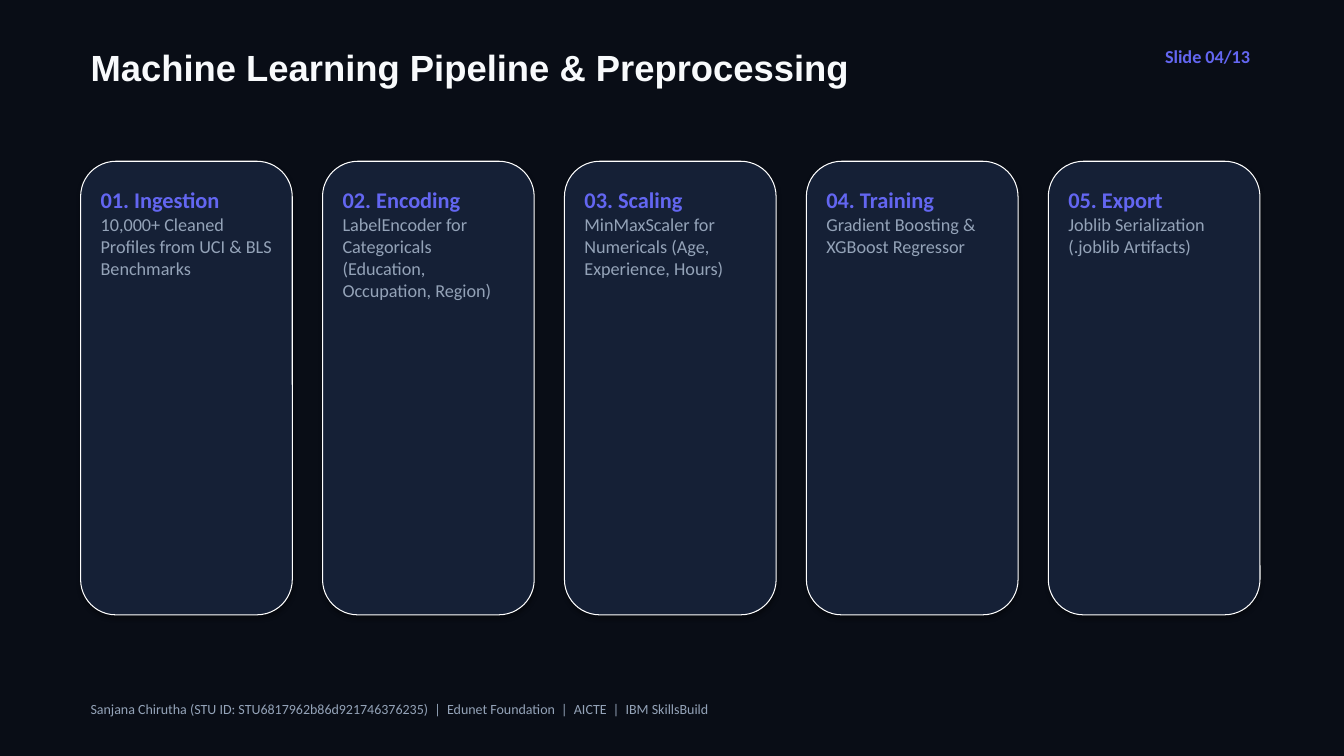
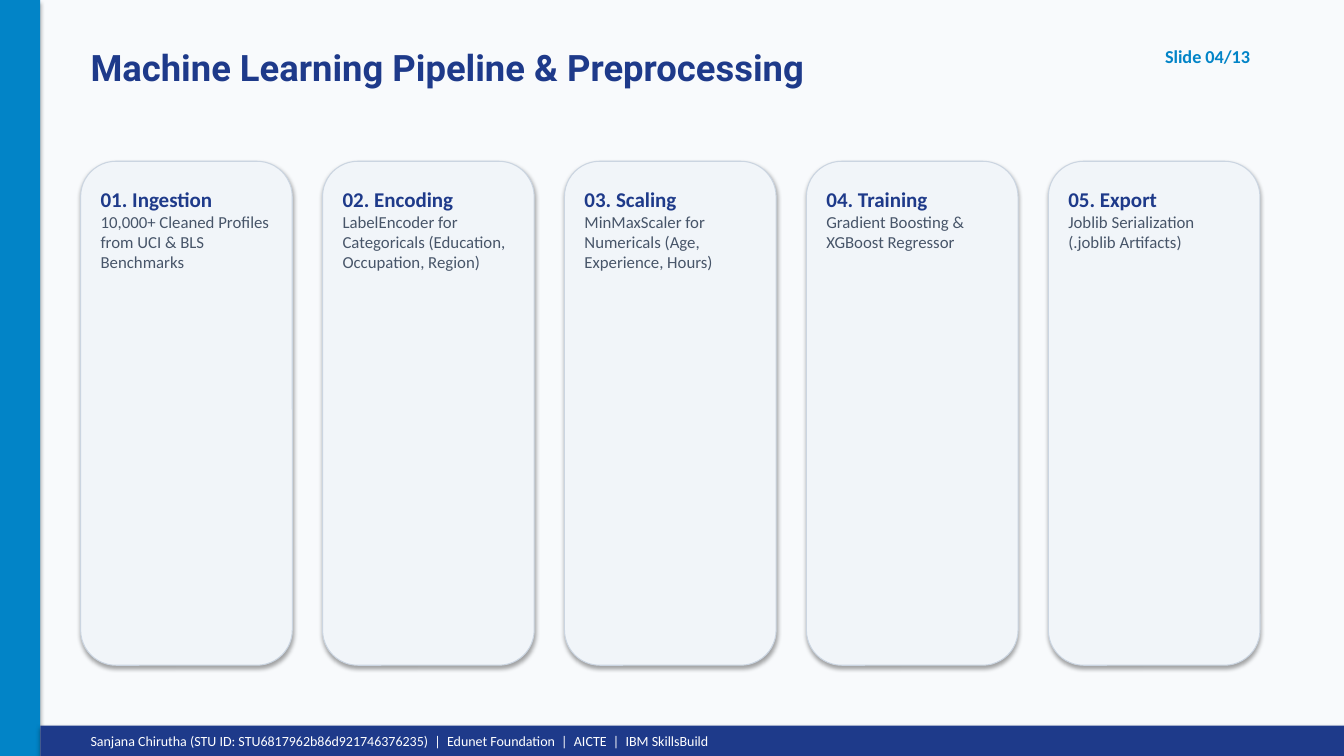
Before and after one commit to Sanjana-Chirutha/Employee-Earnings-Calculator, a slide deck: slide 4 of Employee_Earnings_Calculator_Presentation.pptx. Drawn at 1344x756 pixels with LibreOffice and Linux fonts; fonts in the diff are those of the drawing. Boxes give left, top, right and bottom in pixels: in the first picture for what was removed or moved away, otherwise in the second. Text is boxed around its words. In the diff, an @@ line names an element or a change of style, - is before the commit and + after.

Commit message:
Add official AICTE Edunet Internship Report PDF and updated PowerPoint presentation matching reference certificate theme

```diff
--- a/Employee_Earnings_Calculator_Presentation.pptx
+++ b/Employee_Earnings_Calculator_Presentation.pptx
@@ rectangle at bbox=[0, 0, 1344, 756]: fill #090D16 to #F8FAFC @@
@@ rectangle added at bbox=[0, 0, 40, 756], fill #0284C7 @@
@@ text "Machine Learning Pipeline & Preprocessing" at bbox=[91, 53, 804, 89]: font Arial to Roboto, text colour #F8FAFC to #1E3A8A @@
@@ text "Slide 04/13" at bbox=[1165, 50, 1250, 64]: text colour #6366F1 to #0284C7 @@
@@ rounded rectangle: place and size @@
-rounded rectangle at bbox=[323, 161, 534, 615]
+rounded rectangle at bbox=[81, 161, 292, 665]
@@ rounded rectangle removed at bbox=[81, 161, 292, 615] @@
@@ rounded rectangle: place and size @@
-rounded rectangle at bbox=[565, 161, 776, 615]
+rounded rectangle at bbox=[323, 161, 534, 665]
@@ fill #152036 to #F1F5F9; outline #FFFFFF 0.75 pt to #CBD5E1 0.75 pt in 4 elements at bbox=[81, 161, 292, 665], bbox=[323, 161, 534, 665], bbox=[807, 161, 1018, 665], bbox=[565, 161, 776, 665] @@
@@ rounded rectangle: place and size @@
-rounded rectangle at bbox=[807, 161, 1018, 615]
+rounded rectangle at bbox=[565, 161, 776, 665]
@@ rounded rectangle: place and size @@
-rounded rectangle at bbox=[1049, 161, 1260, 615]
+rounded rectangle at bbox=[807, 161, 1018, 665]
@@ rounded rectangle added at bbox=[1049, 161, 1260, 665], fill #F1F5F9, outline #CBD5E1 0.75 pt @@
@@ text "01. Ingestion" at bbox=[101, 192, 269, 268]: size 16 to 15 pt, text colour #6366F1 to #1E3A8A in "01. Ingestion"; size 13 to 12 pt, text colour #94A3B8 to #475569 in "10,000+ Cleaned Profiles from UCI & BLS ..." @@
@@ text "02. Encoding" at bbox=[343, 192, 506, 271]: size 16 to 15 pt, text colour #6366F1 to #1E3A8A in "02. Encoding"; size 13 to 12 pt, text colour #94A3B8 to #475569 in "LabelEncoder for Categoricals (Education, Occupation, Region ..." @@
@@ text "03. Scaling" at bbox=[584, 192, 712, 271]: size 16 to 15 pt, text colour #6366F1 to #1E3A8A in "03. Scaling"; size 13 to 12 pt, text colour #94A3B8 to #475569 in "MinMaxScaler for Numericals (Age, Experience, Hours)" @@
@@ text "04. Training" at bbox=[826, 192, 955, 251]: size 16 to 15 pt, text colour #6366F1 to #1E3A8A in "04. Training"; size 13 to 12 pt, text colour #94A3B8 to #475569 in "Gradient Boosting & XGBoost Regressor" @@
@@ text "05. Export" at bbox=[1068, 193, 1195, 251]: size 16 to 15 pt, text colour #6366F1 to #1E3A8A in "05. Export"; size 13 to 12 pt, text colour #94A3B8 to #475569 in "Joblib Serialization (.joblib Artifacts)" @@
@@ rectangle added at bbox=[40, 726, 1344, 756], fill #1E3A8A @@
@@ text "Sanjana Chirutha (STU ID: STU6817962b86d921746376235) ...": place and size @@
-text "Sanjana Chirutha (STU ID: STU6817962b86d921746376235) ..." at bbox=[91, 704, 708, 717]
+text "Sanjana Chirutha (STU ID: STU6817962b86d921746376235) ..." at bbox=[91, 736, 708, 749]
@@ text "Sanjana Chirutha (STU ID: STU6817962b86d921746376235) ..." at bbox=[91, 736, 708, 749]: text colour #94A3B8 to #FFFFFF @@
```
Also in this commit, not shown: 12 other slides changed, 3 other files.
